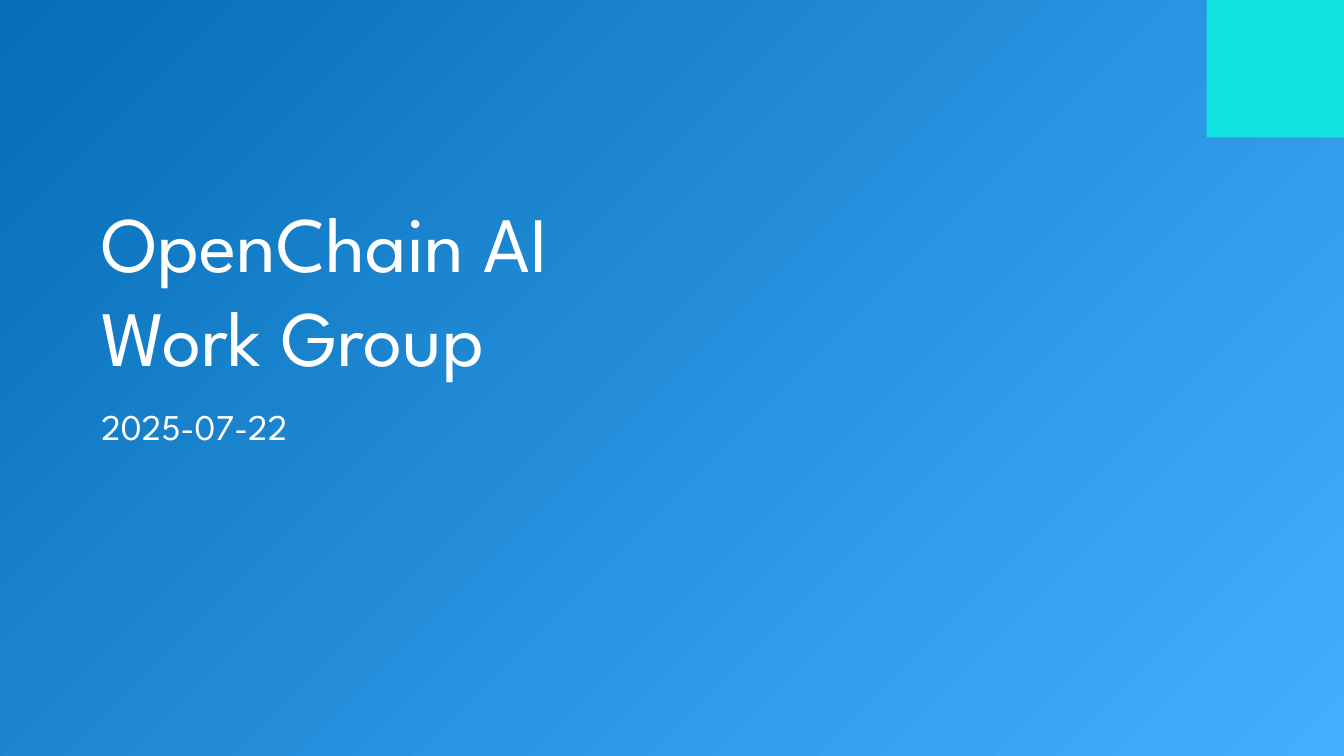
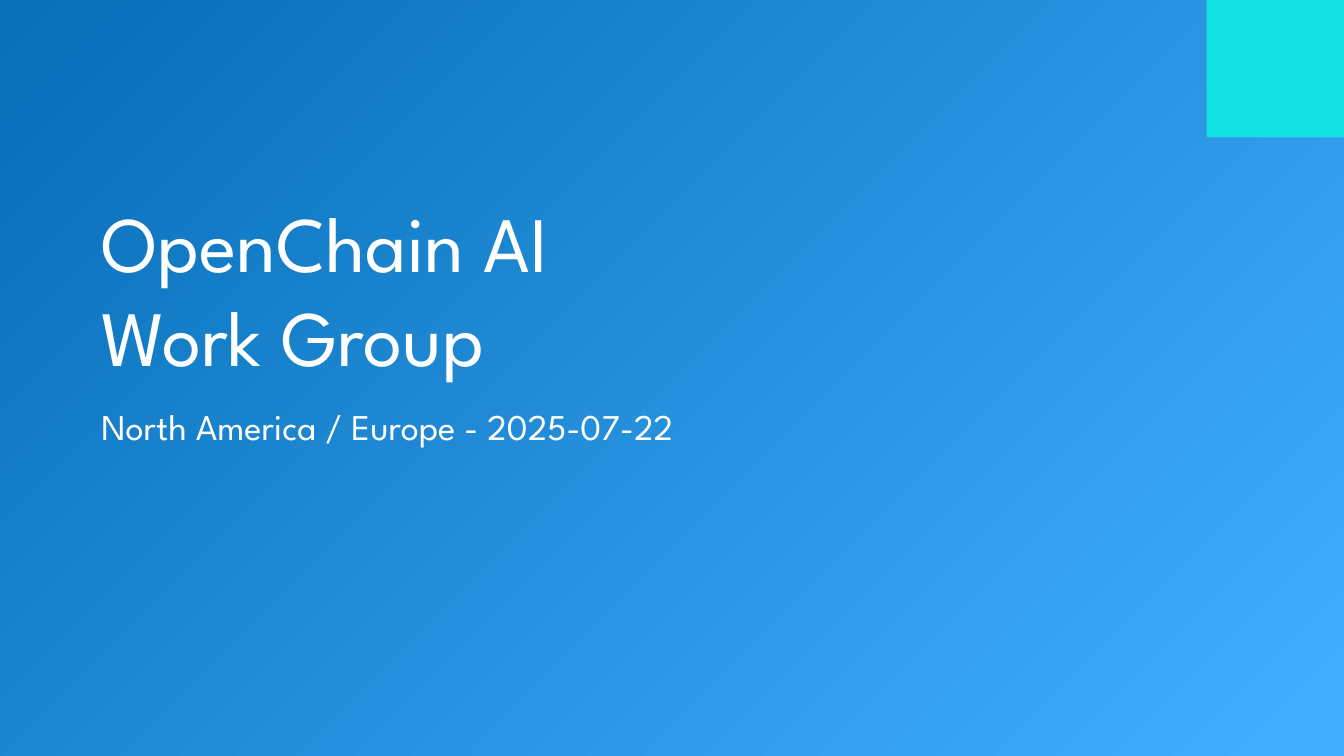
Before and after one commit to OpenChain-Project/Meeting-Slides, a slide deck: slide 1 of Slides/2025/ai-wg/ai-work-group-2025-07-22.pptx. Drawn at 1344x756 pixels with LibreOffice and Linux fonts; fonts in the diff are those of the drawing; background and template pictures are left out. Boxes give left, top, right and bottom in pixels: in the first picture for what was removed or moved away, otherwise in the second. Text is boxed around its words. In the diff, an @@ line names an element or a change of style, - is before the commit and + after.

```diff
--- a/Slides/2025/ai-wg/ai-work-group-2025-07-22.pptx
+++ b/Slides/2025/ai-wg/ai-work-group-2025-07-22.pptx
@@ subtitle at (101,415,673,448): text changed @@
-2025-07-22
+North America / Europe - 2025-07-22
```
